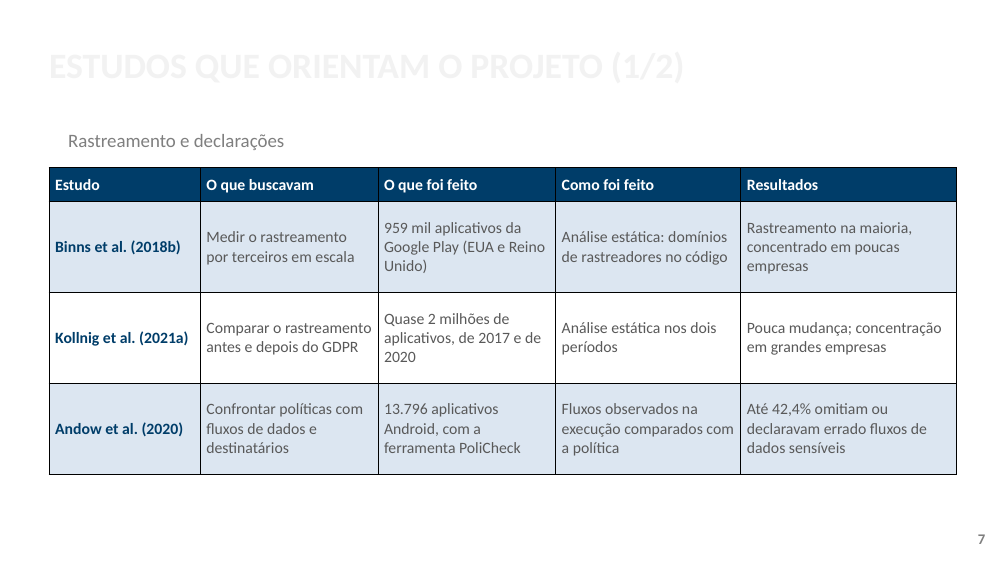
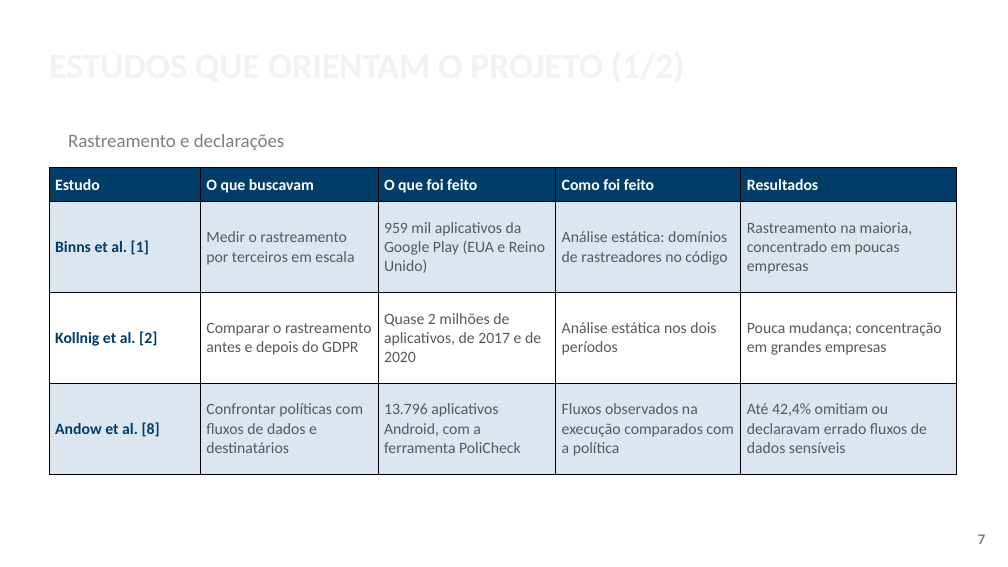
Before and after one commit to ClaudioAMF1/TCC, a slide deck: slide 7 of tcc/apresentacao/apresentacao-defesa-final.pptx. Drawn at 1008x567 pixels with LibreOffice and Linux fonts; fonts in the diff are those of the drawing; background and template pictures are left out. Boxes give left, top, right and bottom in pixels: in the first picture for what was removed or moved away, otherwise in the second. Text is boxed around its words. In the diff, an @@ line names an element or a change of style, - is before the commit and + after.

```diff
--- a/tcc/apresentacao/apresentacao-defesa-final.pptx
+++ b/tcc/apresentacao/apresentacao-defesa-final.pptx
@@ table at <box>49,168,957,474</box> @@
-row 2, column 1: Binns et al. (2018b)
+row 2, column 1: Binns et al. [1]
-row 3, column 1: Kollnig et al. (2021a)
+row 3, column 1: Kollnig et al. [2]
-row 4, column 1: Andow et al. (2020)
+row 4, column 1: Andow et al. [8]
```
Also in this commit, not shown: 12 other slides changed, 6 other files.
